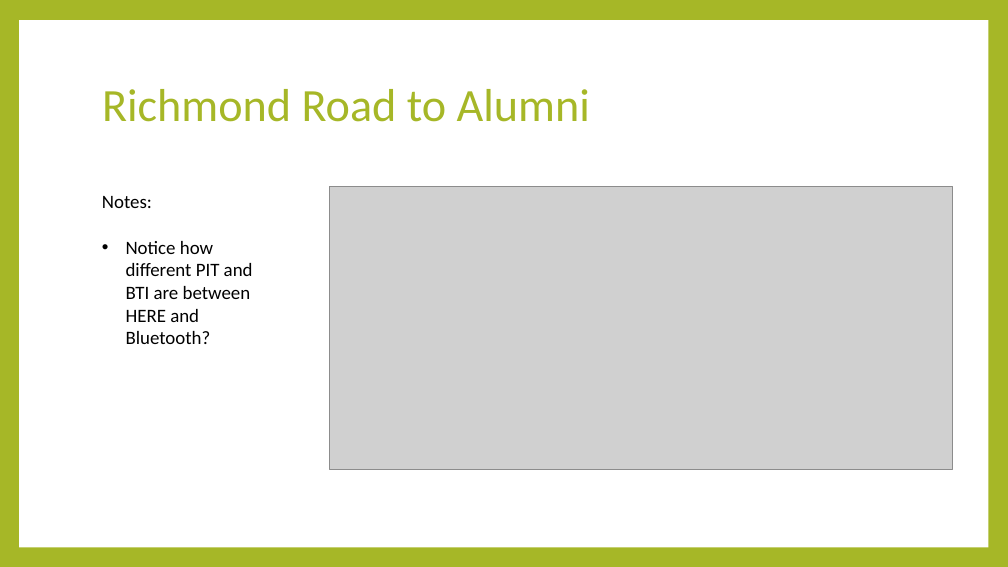
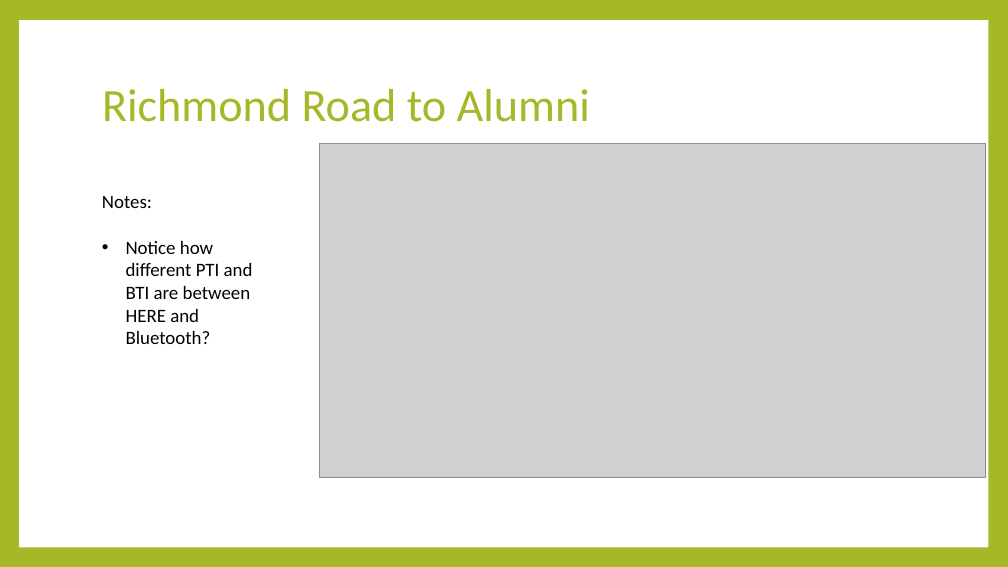
Before and after one commit to jdbr223/ce599-s17, a slide deck: slide 10 of CE599_JB_Project/A Comparative Study of GPS and Bluetooth Speed Data ALong Man O War Boulevard.pptx (slide 12 before the commit). Drawn at 1008x567 pixels with LibreOffice and Linux fonts; fonts in the diff are those of the drawing; grey boxes stand for pictures. Boxes give left, top, right and bottom in pixels: in the first picture for what was removed or moved away, otherwise in the second. Text is boxed around its words. In the diff, an @@ line names an element or a change of style, - is before the commit and + after.

```diff
--- a/CE599_JB_Project/A Comparative Study of GPS and Bluetooth Speed Data ALong Man O War Boulevard.pptx
+++ b/CE599_JB_Project/A Comparative Study of GPS and Bluetooth Speed Data ALong Man O War Boulevard.pptx
@@ picture: place and size @@
-picture at bbox=[330, 186, 953, 470]
+picture at bbox=[320, 144, 986, 478]
@@ text at bbox=[126, 241, 253, 344]: text changed @@
-• Notice how different PIT and BTI are between HERE and Bluetooth?
+• Notice how different PTI and BTI are between HERE and Bluetooth?
```
Also in this commit, not shown: 9 other slides changed, 2 slides added, 1 slide removed.
